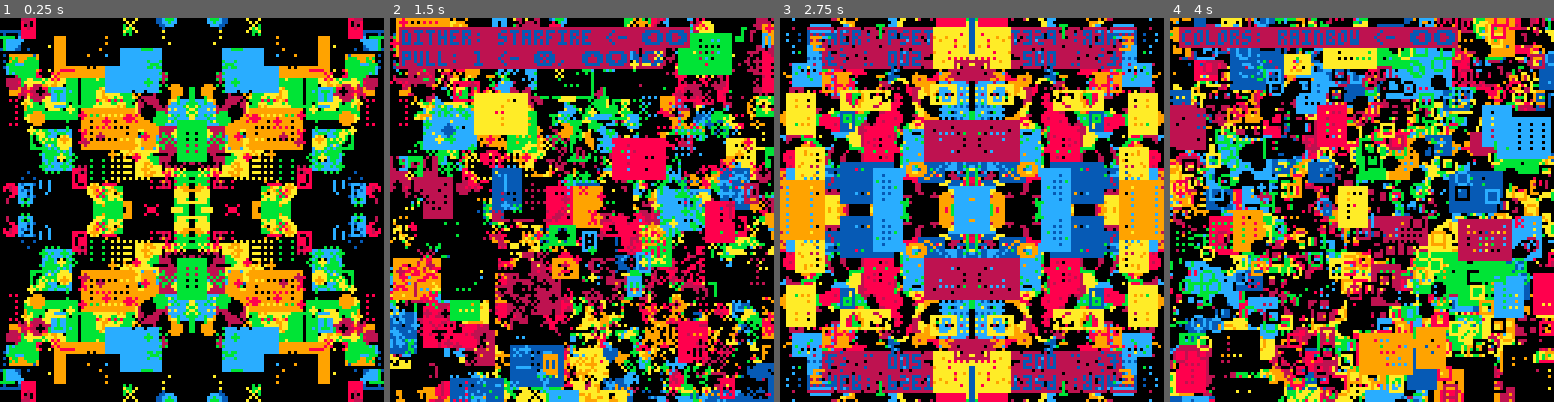
Above: before the commit, frames 1-4 (left to right).
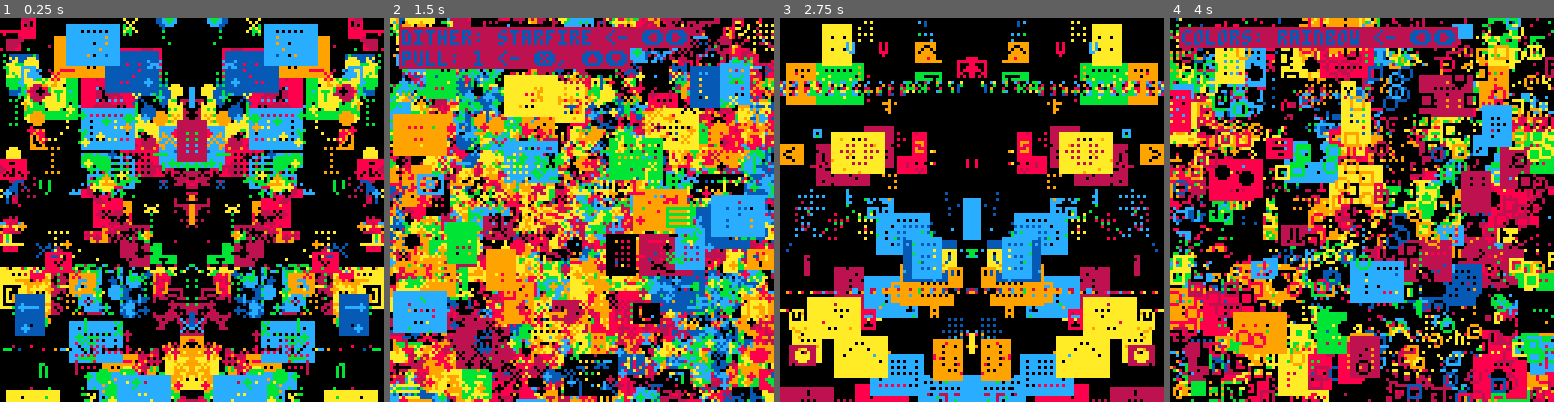
Above: after the commit, the same moments.

Repository: aebrer/pico8_carts
Game: PICO-8 cartridge aebrer_engine/master.p8
Same seed, same stepped clock (60 frames per second), same inputs: the game is played once before the commit and once after it.
Inputs (mouse positions are in pixels of both pictures, inside the frame that each line leads up to):
- Up to frame 1 (0.25 s): no input
- Up to frame 2 (1.5 s): tap X (X key) at 0.33, 1.07 s; click (670, 121) at 0.67 s; tap O (Z key) at 0.7 s; click (436, 267) at 1.22 s
- Up to frame 3 (2.75 s): hold Right 1.6-2.1 s; tap O (Z key) at 1.7, 2.1, 2.5 s; click (887, 114) at 1.77 s; tap X (X key) at 1.85 s; hold Up 2.15-2.42 s; click (952, 259) at 2.32 s; hold Right from 2.47 s (still down)
- Up to frame 4 (4 s): click (1404, 106) at 2.87 s; tap O (Z key) at 2.9, 3.3, 3.7 s; tap X (X key) at 2.97 s; release Right at 3.03 s; hold Left 3.08-3.58 s; click (1465, 256) at 3.42 s; hold Down 3.63-3.97 s; click (1231, 102) at 3.97 s

The runs differ from the first frame. In frame 1, 65% of the frame differs, in the area x 0-100%, y 1-100%; in frame 2, 81%; in frame 3, 82%, in the area x 0-100%, y 0-100%; in frame 4, 77%.

Commit message:
holy shit ya

Diff:
--- a/aebrer_engine/master.p8
+++ b/aebrer_engine/master.p8
@@ -836,33 +836,12 @@
 config.sketch.i = 1
 config.sketch.param_i = 1
 
-config.sketch.r_step=0.11
-config.sketch.rad=10
-config.sketch.rndx=0
-config.sketch.rndy=20
-config.sketch.num_pts=2
-config.sketch.fc=128
-
-config.sketch.sspr_iv_x=16
-config.sketch.sspr_iv_y=16
-config.sketch.sspr_x1=8
-config.sketch.sspr_x2=15
-config.sketch.sspr_y1=16
-config.sketch.sspr_y2=10
+config.sketch.p8loops = 15
+config.sketch.colors = rnd(10)+5
 
 config.sketch.params = {
- {"r_step", "float_fine", {0.001,0.2}},
- {"rad", "int_lim", {1,100}},
- {"rndx", "float_lim", {0.1,50}},
- {"rndy", "float_lim", {0.1,50}},
- {"num_pts", "int"},
- {"fc", "int"},
- {"sspr_iv_x", "int"},
- {"sspr_iv_y", "int"},
- {"sspr_x1", "int"},
- {"sspr_x2", "int"},
- {"sspr_y1", "int"},
- {"sspr_y2", "int"}
+ {"p8loops", "int"},
+ {"colors", "int"},
 }
 
 -- always present mouse brush
@@ -881,45 +860,12 @@
 
 function config.sketch.sketch()
 
- for i=0,15 do
- ?rnd({"\^i","\^p","\^i\^p",""})..chr(rnd(240)\1+16),rnd(132)-65,rnd(132)-65,rnd(8)
- end
-
- -- -- memory fuckery
- -- screen_mem_start=●-웃
-
- -- for i=0,1 do
- -- local amt = rnd(5)+10
- -- if amt >= 1 then
- --  for i=0,amt*amt do
- --   poke(
- --       0x6000+rnd(0x2000),
- --       peek(rnd(0x7fff)))
- --   poke(
- --       0x6000+rnd(0x2000),
- --       rnd(0xff))
- --  end
- -- end
- -- -- glitch
- --  local gr = rnd(13)+3
- --  if gr >= 1 then
- --   local on=(t()*4.0)%gr<0.1
- --   local gso=on and 0 or rnd(0x1fff)\1
- --   local gln=on and 0x1ffe or rnd(0x1fff-gso)\16
- --   for a=0x6000+gso,0x6000+gso+gln,rnd(16)\1 do
- --    poke(a,peek(a+2),peek(a-1)+(rnd(3)))
- --   end
- --  end
- --  for i=0,1 do
- --   d=rnd(8191)
- --   poke(
- --    screen_mem_start+d+(rnd()*rnd_sign()), -- write to this position, if the button is pressed shift by -0.5
- --    @(screen_mem_start+d-64*(mid(1,(rnd()-.5)/0)*2-1)+(rnd()*rnd_sign()))  -- peek @ this position, last part is to get 1 or -1
- --   )
- --  end
- -- end
+ for i=0,config.sketch.p8loops do
+ ?rnd({"\^i","\^p","\^i\^p",""})..chr(rnd(240)\1+16),rnd(132)-65,rnd(132)-65,rnd(config.sketch.colors)
+ end
+
  if(rnd()>.9 and t()>0.3)srand(seed)
-
+ if((btnp(❎)and not display_params))for i=0,100do rnd()end
 
 end
 
@@ -930,21 +876,10 @@
 
 
 -- overrides:
---  brush:
-config.brush.i=rnd({5,11})
-config.brush.circ_r=0
-config.brush.recth=1
-config.brush.rectw=rnd({5,6,7,8,13})
-config.brush.wiggle=0
-config.brush.color=15
-config.brush.line_wt=0
 
 --  dither:
 config.dither.i=4
 config.dither.loops=100
-
-
-
 
 --  palettes/colors:
 config.colors.i = flr(rnd(#config.colors.methods))+1
@@ -959,14 +894,8 @@
 -- effects
 config.effects.enable_all = true
 config.effects.noise_amt = 0
-config.effects.glitch_freq = 0
-config.effects.mirror_type = rnd({5,7})
-
-
--- misc
--- config.sketch.r_step=rnd(0.1)+0.07
-
-
+config.effects.glitch_freq = rnd(13)+7
+config.effects.mirror_type = rnd({5,5,5,5,5,7,7,1})
 
 --------------------------------
 --        main loop           --
@@ -1080,6 +1009,7 @@
 
 if btnp(4) then
  display_params = not display_params
+ if(not display_params)cls()
 end
 
 --------------------------------
